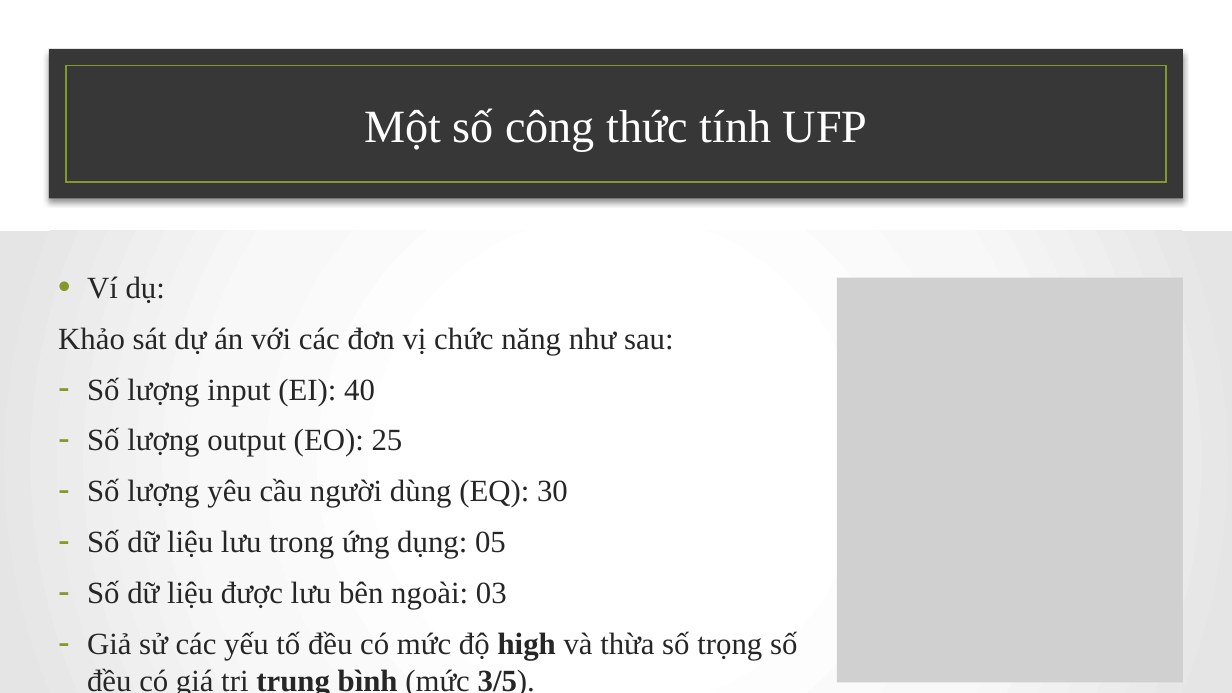
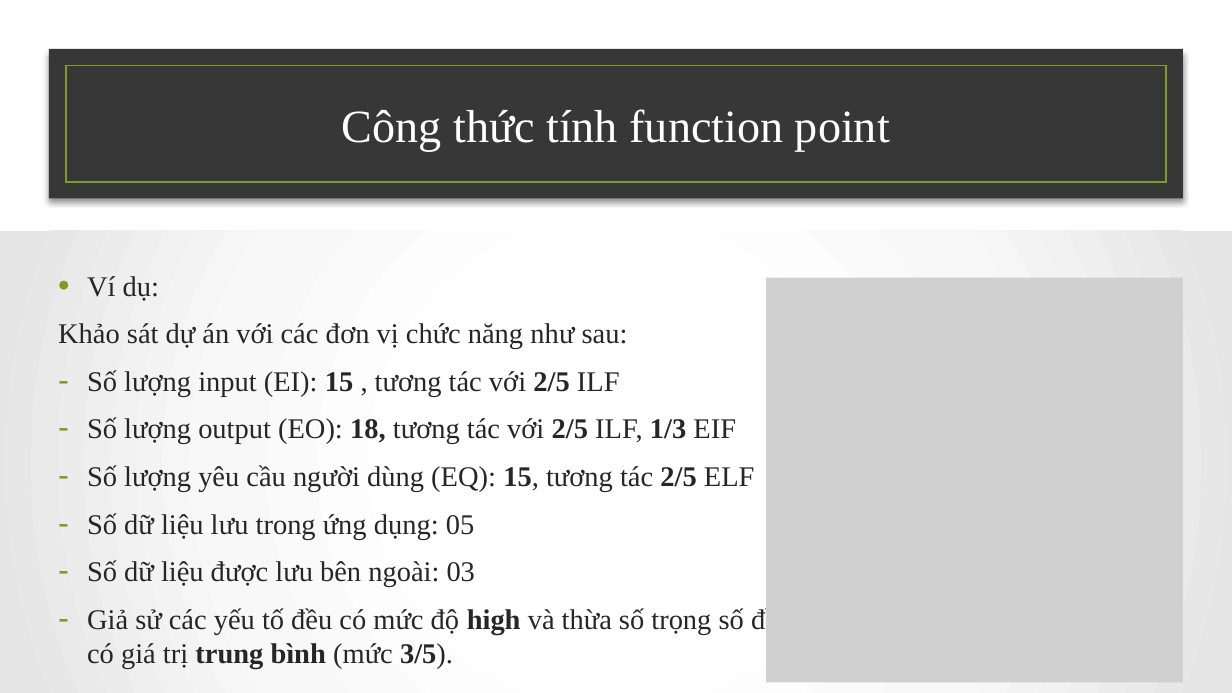
Before and after one commit to NamBang/CEMEM, a slide deck: slide 40 of FILE_BAO_CAO/Funciton-Point .pptx (slide 37 before the commit). Drawn at 1232x693 pixels with LibreOffice and Linux fonts; fonts in the diff are those of the drawing; grey boxes stand for pictures; background and template pictures are left out. Boxes give left, top, right and bottom in pixels: in the first picture for what was removed or moved away, otherwise in the second. Text is boxed around its words. In the diff, an @@ line names an element or a change of style, - is before the commit and + after.

Commit message:
update function point

```diff
--- a/FILE_BAO_CAO/Funciton-Point .pptx
+++ b/FILE_BAO_CAO/Funciton-Point .pptx
@@ title at <box>342,109,890,151</box>: text changed @@
-Một số công thức tính UFP
+Công thức tính function point
@@ text at <box>58,276,792,669</box>: size 24 to 22.2 pt in "Ví dụ:", "Khảo sát dự án với các đơn ...", "Số dữ liệu lưu trong ứng dụng: ...", "Số dữ liệu được lưu bên ngoài: ..." and 1 more places @@
@@ picture: place and size @@
-picture at <box>837,277,1184,682</box>
+picture at <box>766,277,1183,682</box>
@@ text at <box>87,370,755,492</box>: text changed; size 24 to 22.2 pt @@
-– Số lượng input (EI): 40
-– Số lượng output (EO): 25
-– Số lượng yêu cầu người dùng (EQ): 30
+– Số lượng input (EI): 15 , tương tác với 2/5 ILF
+– Số lượng output (EO): 18, tương tác với 2/5 ILF, 1/3 EIF
+– Số lượng yêu cầu người dùng (EQ): 15, tương tác 2/5 ELF
```
Also in this commit, not shown: 14 other slides changed, 5 slides added, 2 slides removed.
